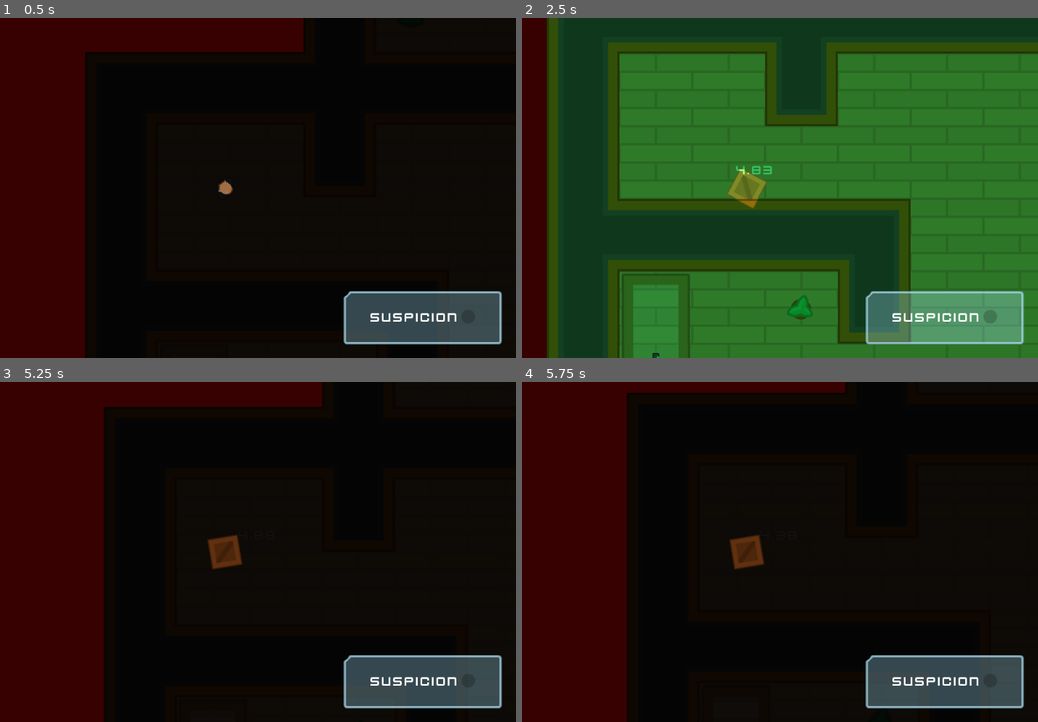
Above: before the commit, frames 1-4 (two rows, left to right).
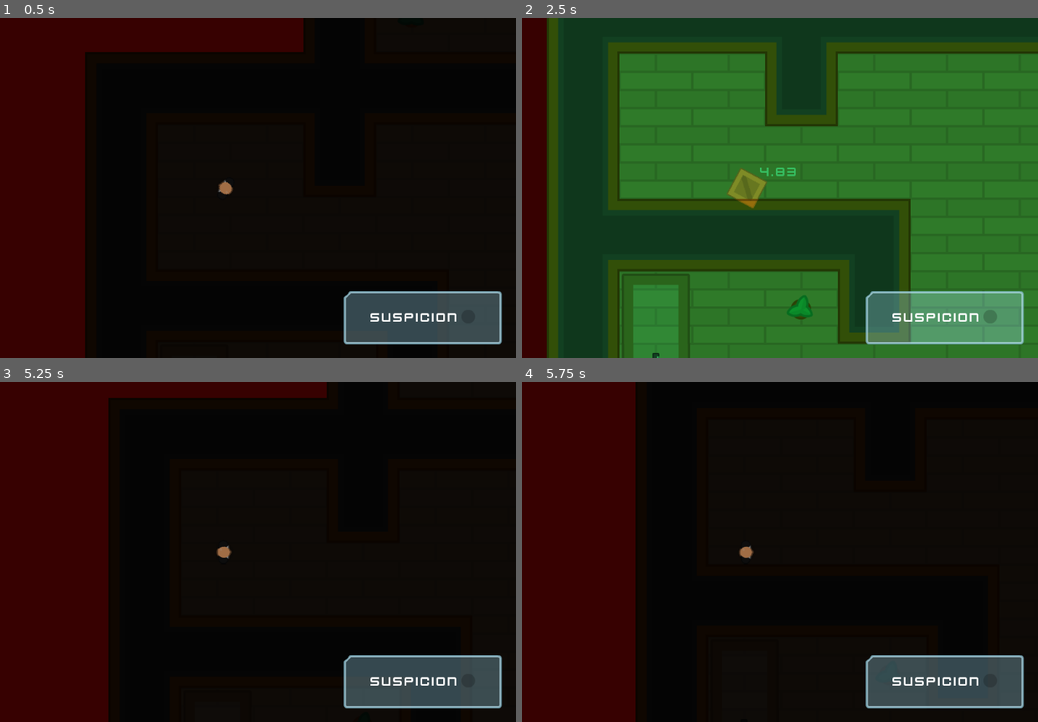
Above: after the commit, the same moments.

Repository: sandoche/Godot-learning-udemy
Game: Godot game, scene res://Levels/Level1.tscn
Same seed, same stepped clock (60 frames per second), same inputs: the game is played once before the commit and once after it.
Inputs (mouse positions are in pixels of both pictures, inside the frame that each line leads up to):
- Up to frame 1 (0.5 s): no input
- Up to frame 2 (2.5 s): tap Enter at 0.5 s; move the mouse to (872, 171) at 0.52 s; hold D (move_right) 0.53-1.28 s; tap E (toggle_disguise) at 0.6, 1.35, 2.3 s; click (872, 171) at 0.67 s; tap Space (toggle_vision_mode) at 1.25, 2.1 s; move the mouse to (630, 205) at 1.27 s; hold S (move_down) 1.28-2.03 s; move the mouse to (805, 113) at 2.02 s; hold D (move_right) from 2.03 s (still down)
- Up to frame 3 (5.25 s): move the mouse to (196, 620) at 2.77 s; release D (move_right) at 2.78 s; hold Z (move_up) 2.78-3.53 s; tap E (toggle_disguise) at 2.85, 3.6, 4.55, 5.1 s; click (196, 620) at 2.92 s; move the mouse to (397, 603) at 3.52 s; hold Q (move_left) 3.53-5.03 s; move the mouse to (51, 501) at 4.27 s; tap Space (toggle_vision_mode) at 4.35 s; move the mouse to (252, 552) at 5.02 s; hold S (move_down) from 5.03 s (still down); click (252, 552) at 5.17 s
- Up to frame 4 (5.75 s): keep holding S (move_down)

Frame 1 is identical in both runs. In frame 2, 0.2% of the frame differs, in the area x 41-54%, y 43-47%; in frame 3, 2.4%; in frame 4, 3.5%, in the area x 20-63%, y 0-100%.
Error in both runs: Invalid get index '0' (on base: 'PoolVector2Array'). (res://Characters/NPCs/Guard.gd:22)

Commit message:
:sparkles: Disguise limitation added

Diff:
--- a/HeistMeisters/Characters/Player.tscn
+++ b/HeistMeisters/Characters/Player.tscn
@@ -20,10 +20,11 @@
 one_shot = true
 
 [node name="DisguiseLabel" type="Label" parent="." index="5"]
-margin_left = 23.7473
-margin_top = -42.6
-margin_right = 91.7473
-margin_bottom = -15.6
+margin_left = 23.0
+margin_top = -42.0
+margin_right = 91.0
+margin_bottom = -15.0
+rect_pivot_offset = Vector2( -23, 42 )
 theme = ExtResource( 4 )
 text = "0.00"
 __meta__ = {
--- a/HeistMeisters/Player.gd
+++ b/HeistMeisters/Player.gd
@@ -11,6 +11,7 @@
 
 export var disguised_slowdown = 0.25
 export var disguised_duration = 5
+export var number_of_disguises = 3
 var disguised = false
 var velocity_multiplier = 1
 
@@ -52,7 +53,7 @@
 func toggle_disguise():
 	if disguised:
 		reveal()
-	else:
+	elif number_of_disguises > 0:
 		disguise()
 
 func reveal():
@@ -71,6 +72,7 @@
 	$Light2D.texture = load(BOX_SPRITE)
 	$DisguiseLabel.show()
 
+	number_of_disguises -= 1
 	velocity_multiplier = disguised_slowdown
 	disguised = true
 	collision_layer = 16
